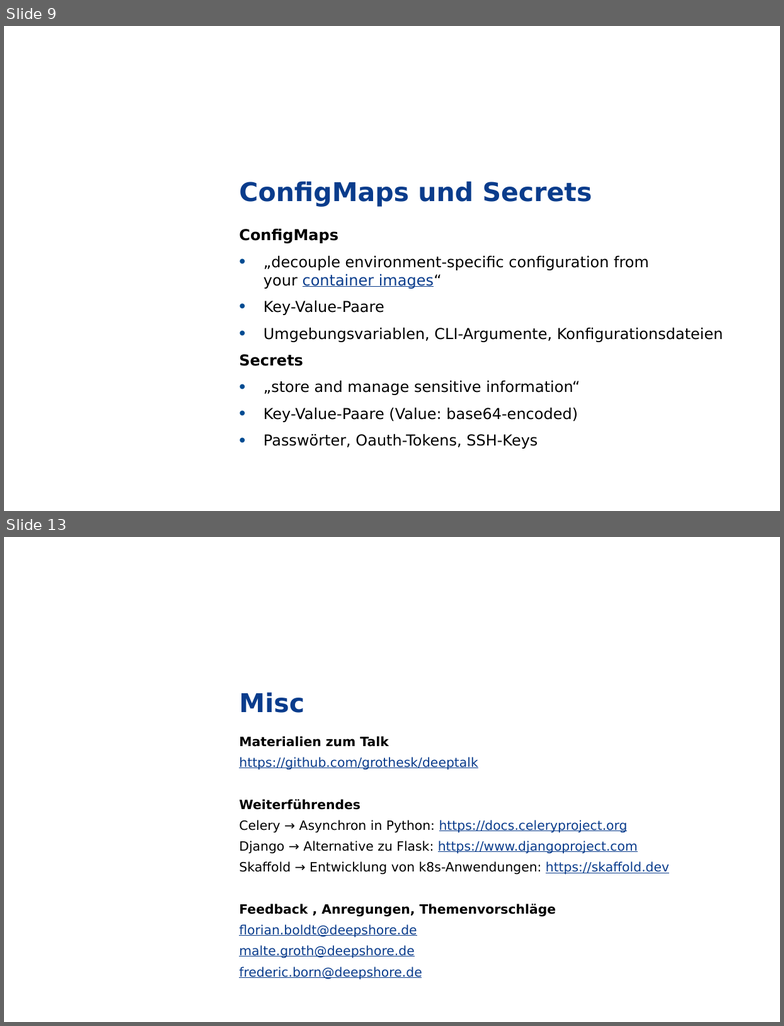
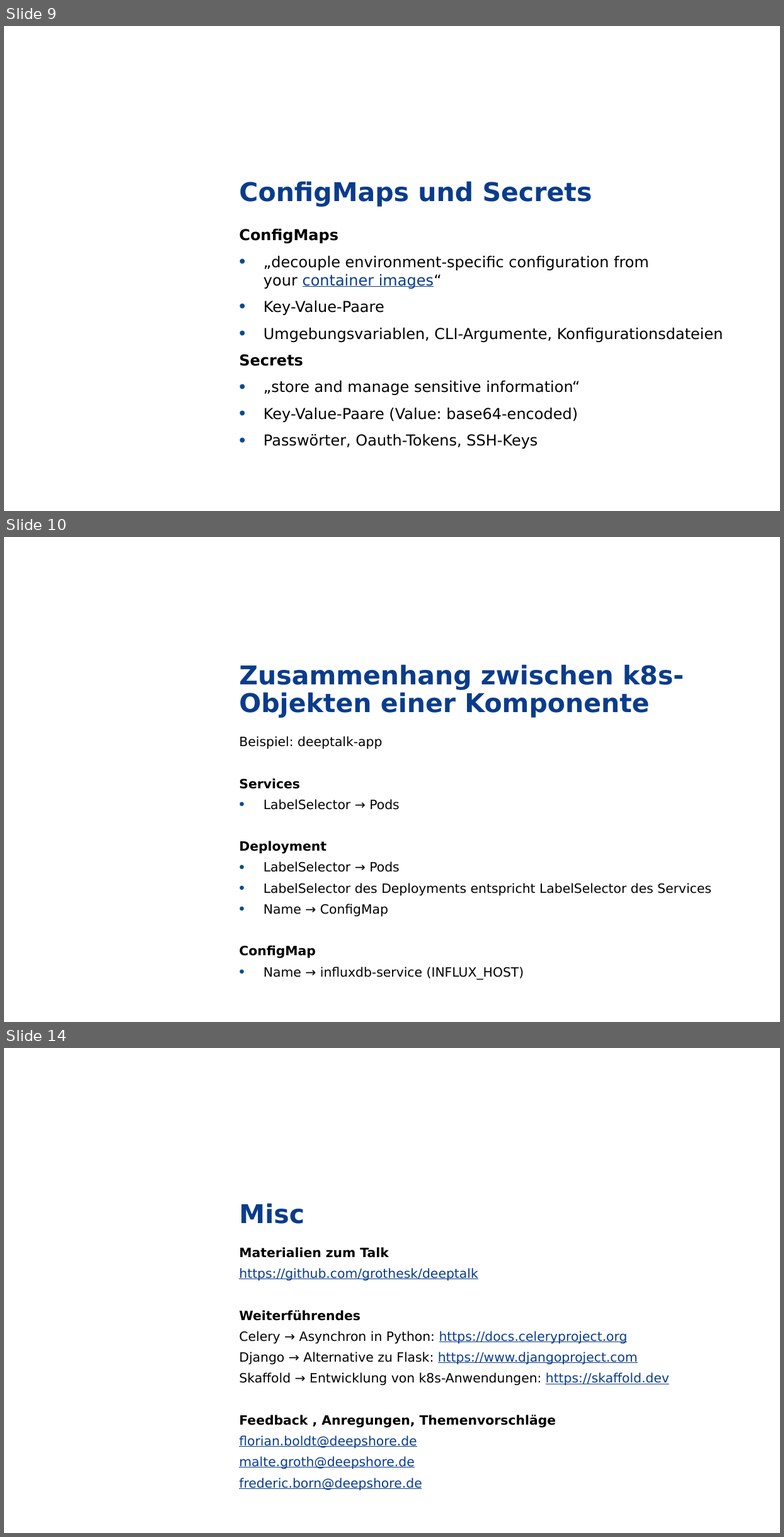
Before and after one commit to grothesk/deepshore-labs, a slide deck: 03-von-der-applikation-zum-kubernetes-deployment/deeptalk-03.pptx. Shown one above the other, each under a label of ours: slides 9 and 13 before the commit, slides 9, 10 and 14 after it; the slides between them are not shown. The pictures are 784x1026 and 784x1537 pixels, drawn with LibreOffice and Linux fonts; fonts in the diff are those of the drawing; background and template pictures are left out. Boxes give left, top, right and bottom in pixels: in the first picture for what was removed or moved away, otherwise in the second. Text is boxed around its words. In the diff, an @@ line names an element or a change of style, - is before the commit and + after.

```diff
--- a/03-von-der-applikation-zum-kubernetes-deployment/deeptalk-03.pptx
+++ b/03-von-der-applikation-zum-kubernetes-deployment/deeptalk-03.pptx
@@ slide 10 added at (x1=4, y1=537, x2=780, y2=1022), background picture (left out); not listed: 1 template element that a slide beside it also shows @@
@@ title added at (x1=239, y1=664, x2=684, y2=718), 24 pt, text #0A3C8C, bold @@
+Zusammenhang zwischen k8s-Objekten einer Komponente
@@ text added at (x1=239, y1=736, x2=711, y2=980), 11.9 pt, text #000000 @@
+Beispiel: deeptalk-app
+Services
+• LabelSelector → Pods
+Deployment
+• LabelSelector → Pods
+• LabelSelector des Deployments entspricht LabelSelector des Services
+• Name → ConfigMap
+ConfigMap
+• Name → influxdb-service (INFLUX_HOST)
@@ what was slide 13 is now slide 14 @@
```
Also in this commit, not shown: 5 slides changed, 4 other files.
